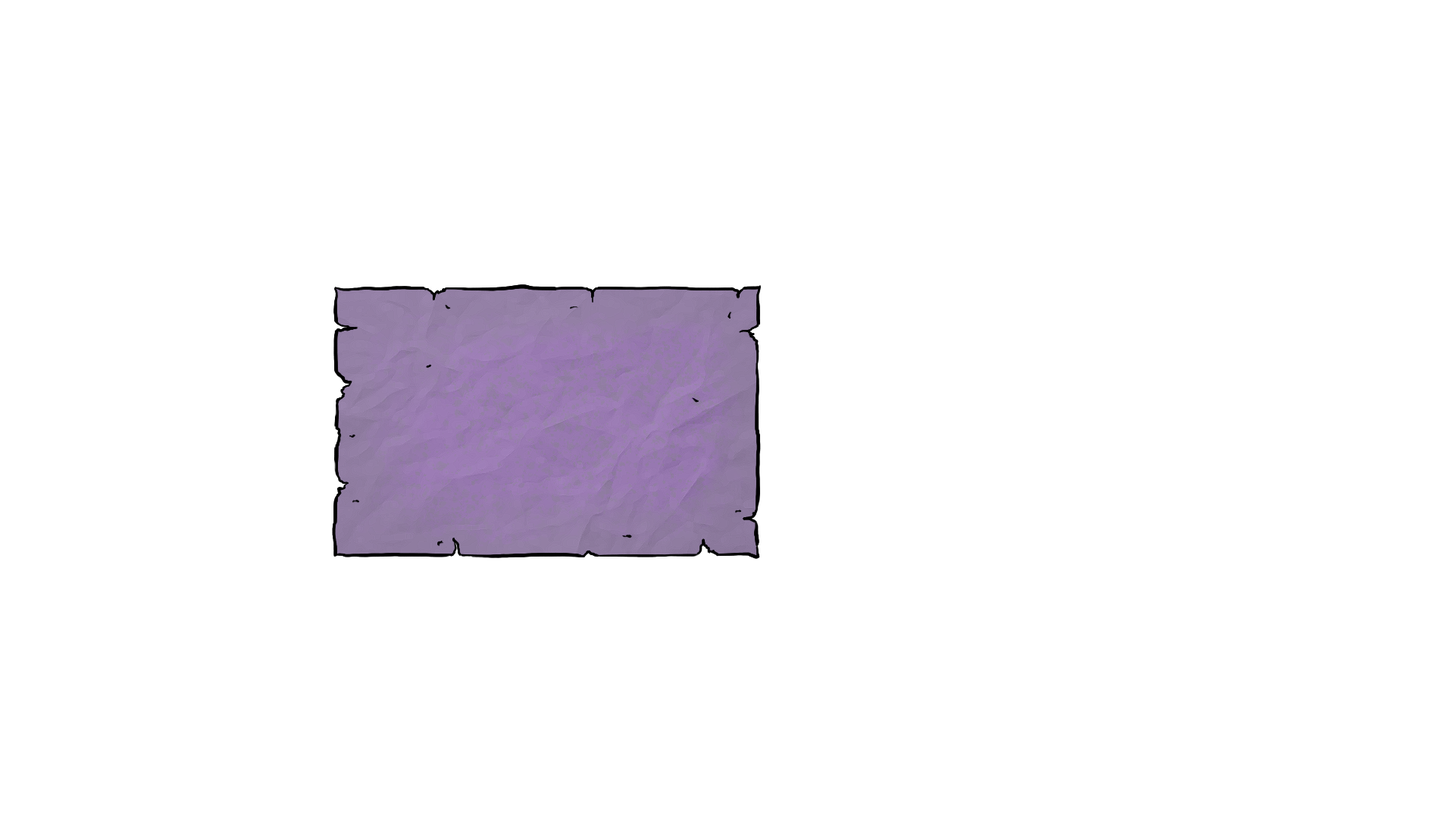
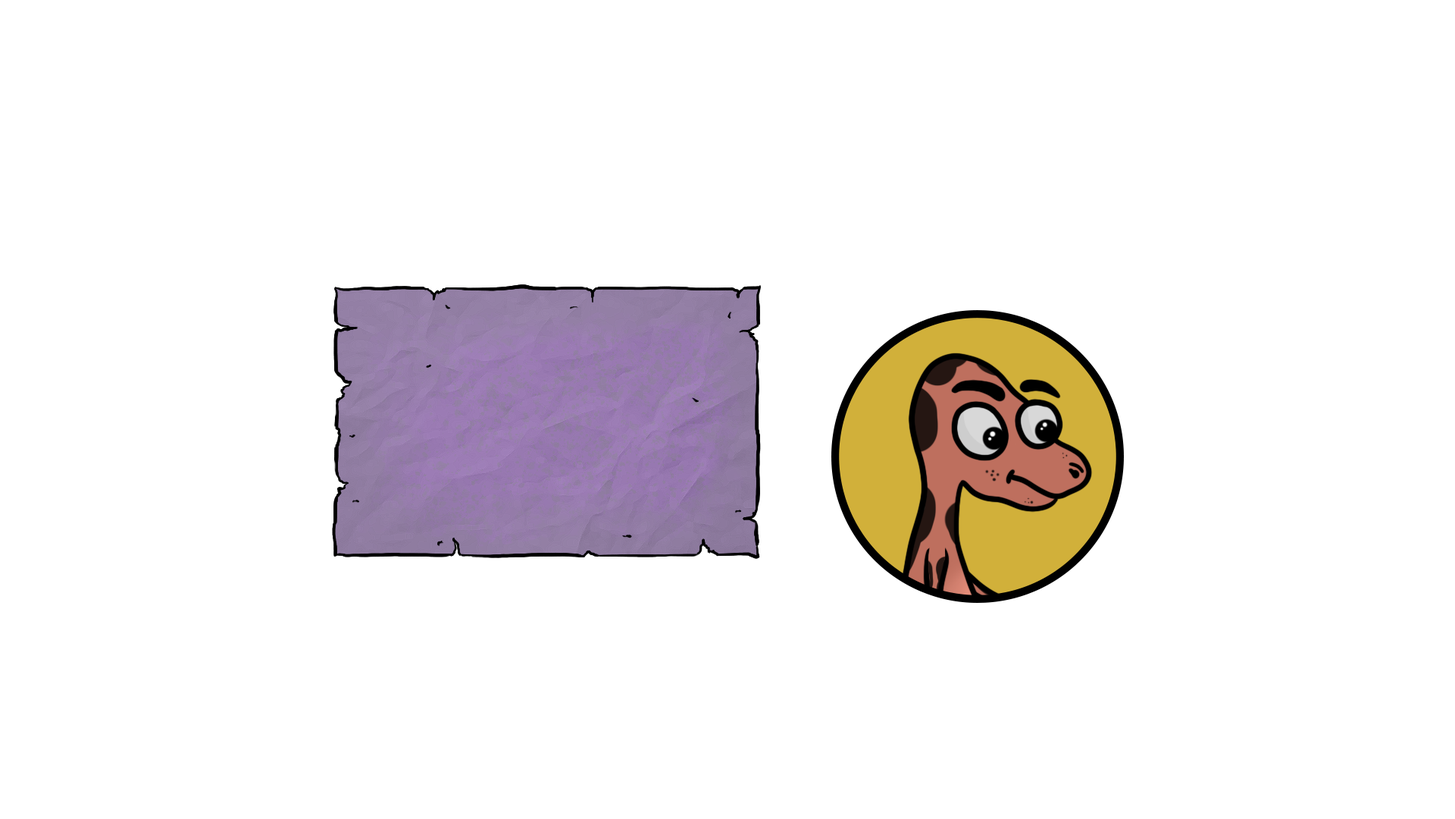
Layer changes from the first w=1455, h=819 image to the second:
added group "Players buttons" with 5 layers above "Group 1" over [831, 310, 1125, 603]
added layer "Ellipse 1 copy" in group "Players buttons" over [831, 310, 1125, 603]
